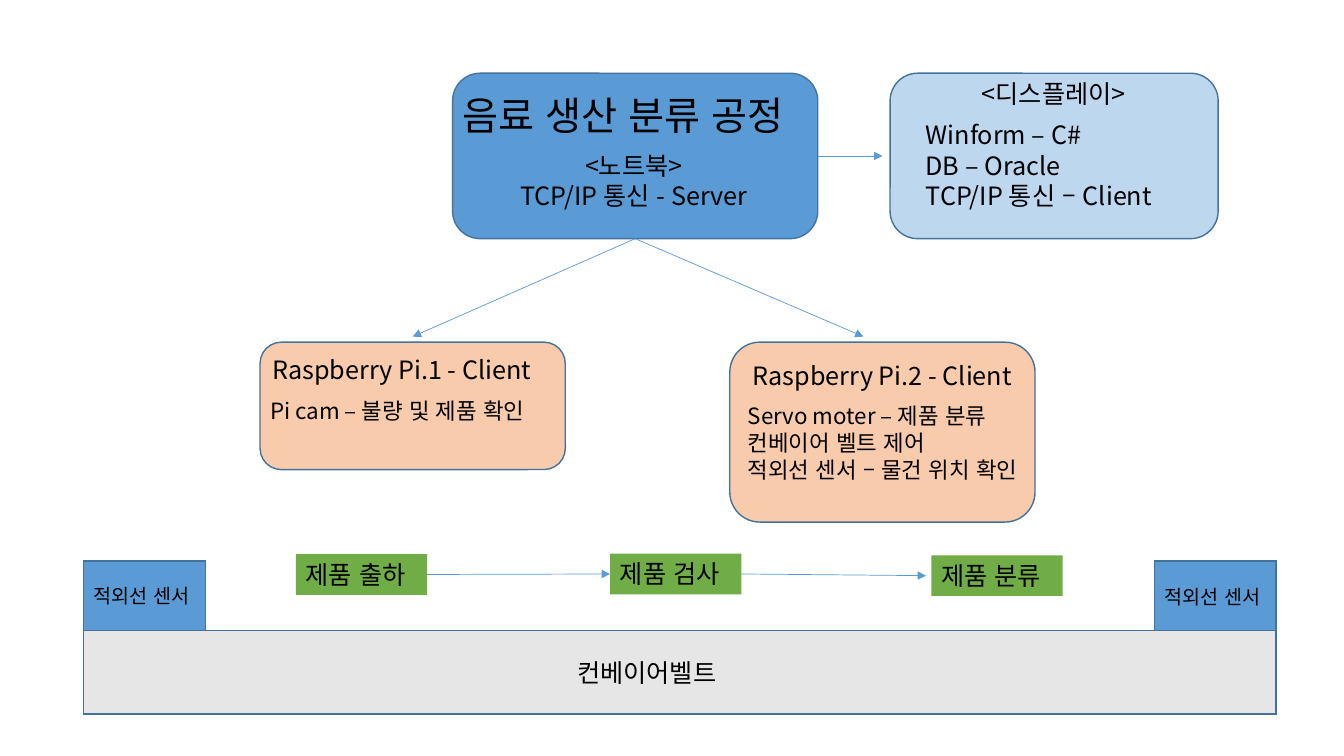
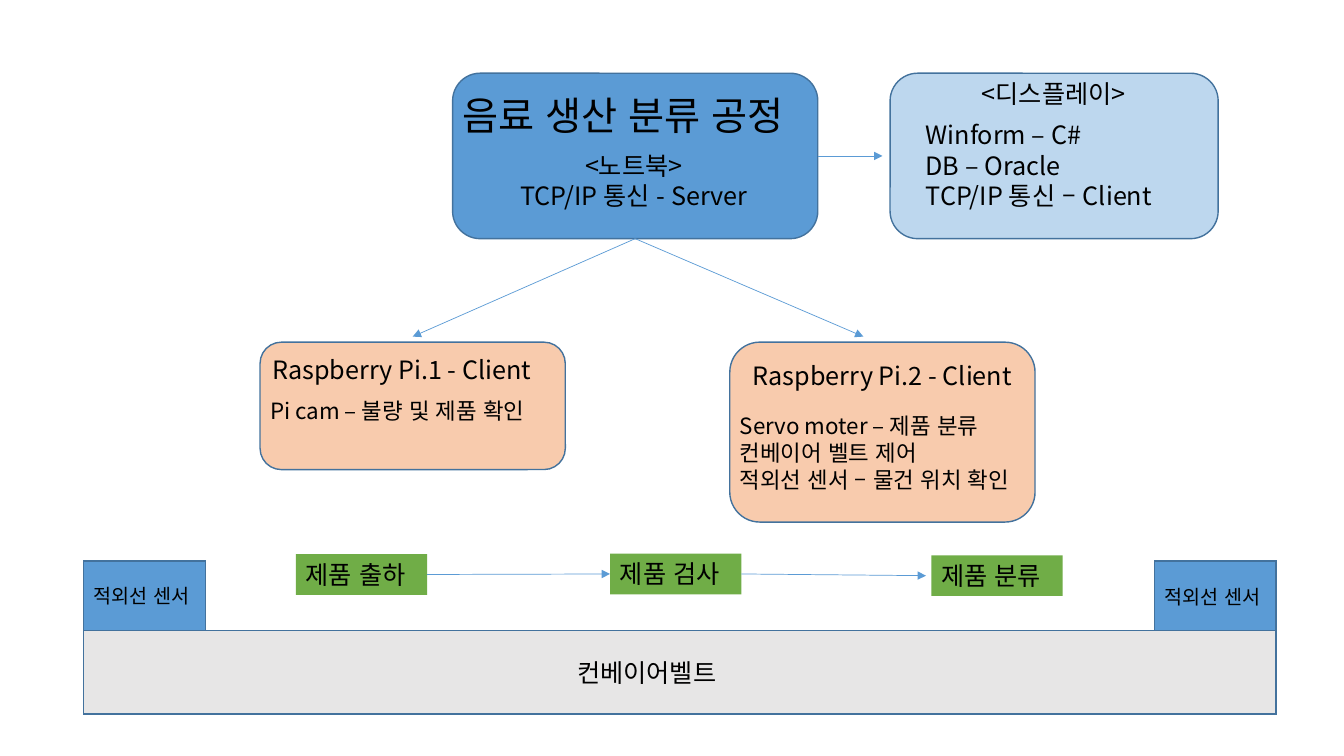
Before and after one commit to ANU-SmartFactory2021/ANU-SmartFactory2021, a slide deck: slide 2 of doc/01. 프로젝트 설계/01. 소프트웨어 요구사항 명세서/2조 구조.pptx. Drawn at 1344x756 pixels with LibreOffice and Linux fonts; fonts in the diff are those of the drawing. Boxes give left, top, right and bottom in pixels: in the first picture for what was removed or moved away, otherwise in the second. Text is boxed around its words. In the diff, an @@ line names an element or a change of style, - is before the commit and + after.

```diff
--- a/doc/01. 프로젝트 설계/01. 소프트웨어 요구사항 명세서/2조 구조.pptx
+++ b/doc/01. 프로젝트 설계/01. 소프트웨어 요구사항 명세서/2조 구조.pptx
@@ text "Servo moter – 제품 분류": place and size @@
-text "Servo moter – 제품 분류" at [748,405,1017,480]
+text "Servo moter – 제품 분류" at [740,415,1009,490]
```
Also in this commit, not shown: 1 other slide changed, 1 other file.
